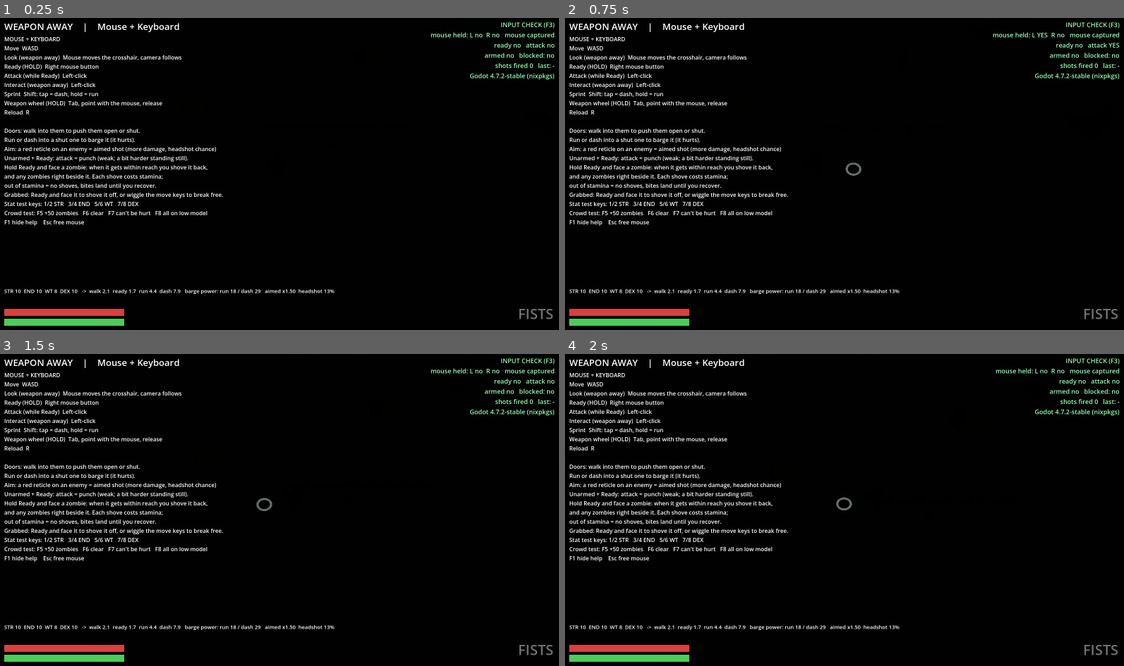
Above: before the commit, frames 1-4 (two rows, left to right).
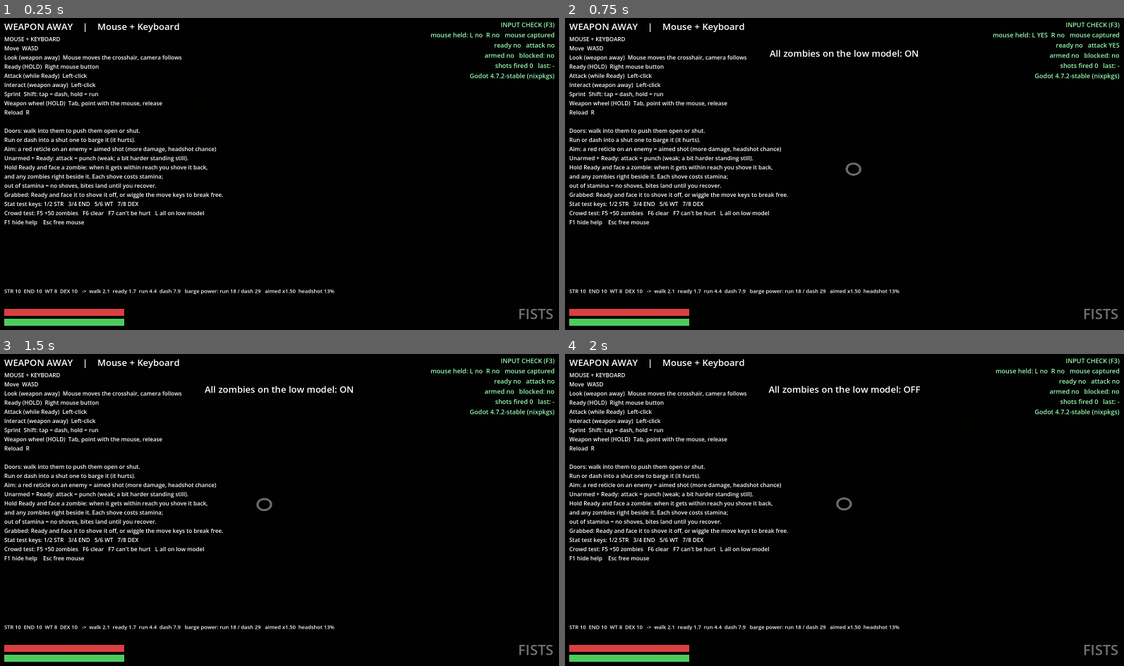
Above: after the commit, the same moments.

Repository: RuneTV64/twinsticksofdepth
Game: Godot game, scene res://main.tscn
Two runs of this game, one before a commit and one after it. Both use one fixed random seed, a clock stepped at 60 frames per second and the inputs below.
Inputs (mouse positions are in pixels of both pictures, inside the frame that each line leads up to):
- Up to frame 1 (0.25 s): no input
- Up to frame 2 (0.75 s): tap Enter at 0.5 s; move the mouse to (878, 170) at 0.52 s; hold W (move_up) from 0.53 s (still down); tap L at 0.6 s; click (878, 170) at 0.67 s
- Up to frame 3 (1.5 s): keep holding W (move_up); move the mouse to (251, 510) at 1.27 s; click (251, 510) at 1.35 s
- Up to frame 4 (2 s): keep holding W (move_up); tap L at 1.55 s

The runs differ from the first frame. In frame 1, less than 0.1% of the frame differs, in the area x 27-38%, y 61-64%; in frame 2, 0.4%; in frame 3, 0.4%; in frame 4, 0.4%, in the area x 27-64%, y 10-64%.

Commit message:
Low-model test switch on L, not F8 (the editor's Stop key)
F8 is the Godot editor's Stop Running Project and closed the owner's game.
CLAUDE.md lists the debug keys and the editor keys to avoid.

Co-Authored-By: Claude Opus 5.5 <noreply@anthropic.com>
Claude-Session: https://claude.ai/code/session_016fBGAPxjuUC4CyoSW4jDTz

Diff:
--- a/hud.gd
+++ b/hud.gd
@@ -46,7 +46,7 @@
 out of stamina = no shoves, bites land until you recover.
 Grabbed: Ready and face it to shove it off, or wiggle the move keys to break free.
 Stat test keys: 1/2 STR   3/4 END   5/6 WT   7/8 DEX
-Crowd test: F5 +50 zombies   F6 clear   F7 can't be hurt   F8 all on low model
+Crowd test: F5 +50 zombies   F6 clear   F7 can't be hurt   L all on low model
 F1 hide help    Esc free mouse"""
 
 
--- a/main.gd
+++ b/main.gd
@@ -91,7 +91,7 @@
 			KEY_8: _stat("dexterity", 1)
 			KEY_F5: _add_crowd(CROWD_STEP)
 			KEY_F6: _clear_crowd()
-			KEY_F8:
+			KEY_L:   # (not F8: that's the Godot editor's Stop Running Project)
 				ZombieBody.force_low = not ZombieBody.force_low
 				player.show_status("All zombies on the low model: %s" % ("ON" if ZombieBody.force_low else "OFF"), 1.5)
 			KEY_F7:
@@ -186,7 +186,7 @@
 			alive += 1
 			if en._alpha > 0.0:
 				seen += 1
-	_perf.text = "CROWD TEST   F5 +%d   F6 clear   F7 can't be hurt: %s   F8 all low model: %s\n" % [CROWD_STEP,
+	_perf.text = "CROWD TEST   F5 +%d   F6 clear   F7 can't be hurt: %s   L all low model: %s\n" % [CROWD_STEP,
 			"ON" if player.invulnerable else "OFF", "ON" if ZombieBody.force_low else "OFF"] \
 		+ "%d FPS   frame %.1f ms   physics %.1f ms\n" % [Engine.get_frames_per_second(),
 			Performance.get_monitor(Performance.TIME_PROCESS) * 1000.0, Performance.get_monitor(Performance.TIME_PHYSICS_PROCESS) * 1000.0] \
--- a/zombie_body.gd
+++ b/zombie_body.gd
@@ -184,7 +184,7 @@
 ## The model files, loaded once and kept: load() takes about a millisecond each call even for a file already loaded,
 ## and it was being called on every spawn and every detail swap (several a frame while the camera pans).
 static var _scenes := {}
-## Test switch (main.gd, F8): every zombie on the low model, to see what the mid model costs.
+## Test switch (main.gd, L): every zombie on the low model, to see what the mid model costs.
 static var force_low := false
 
 
Not shown, changed: CLAUDE.md
